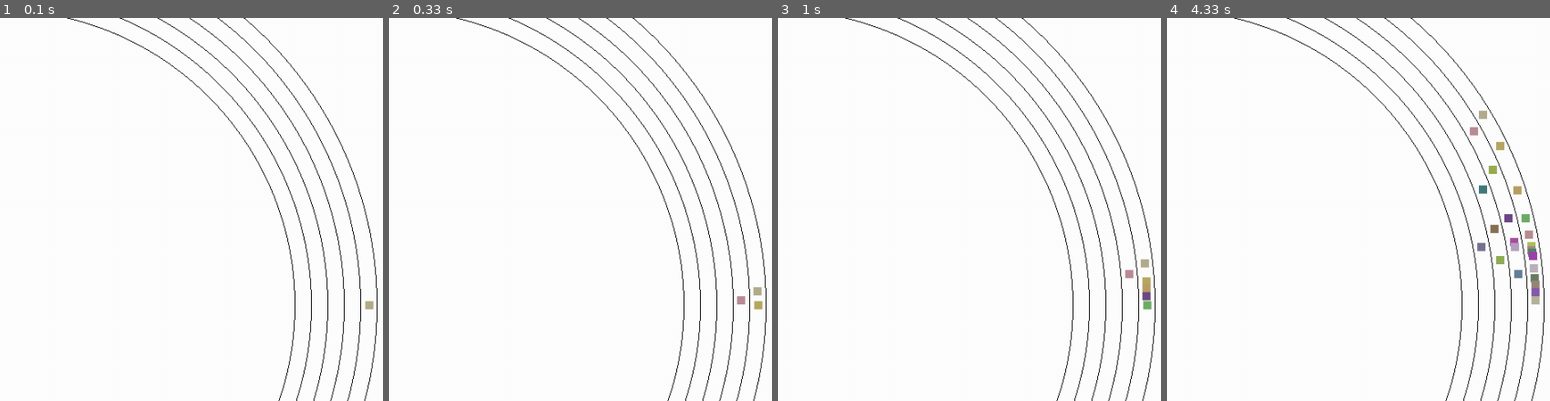
Above: before the commit, frames 1-4 (left to right).
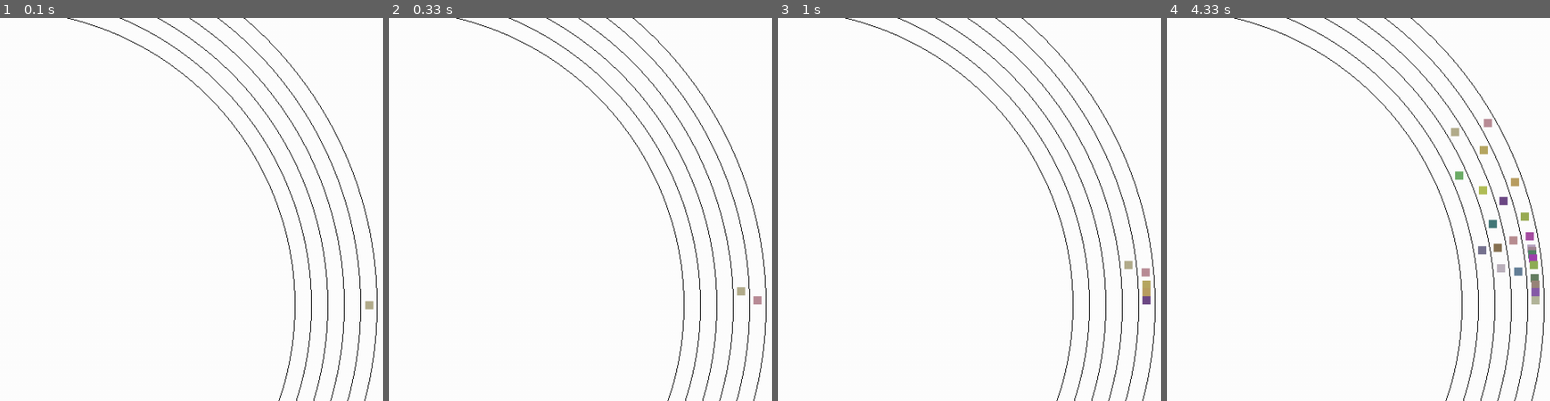
Above: after the commit, the same moments.

Repository: atonderski/TrafficMadness
Game: pygame game, started from traffic_madness/main.py
The game is run twice, just before and just after one commit, with the same random seed, the same clock (stepped at 60 frames per second) and the same inputs.
Inputs:
- Up to frame 1 (0.1 s): no input
- Up to frame 2 (0.33 s): no input
- Up to frame 3 (1 s): no input
- Up to frame 4 (4.33 s): no input
The pictures show only the part of the screen within x 50-100%, y 12-62%; the shares and areas given below are measured in that part.

Frame 1 is identical in both runs. In frame 2, 0.2% of the frame differs, in the area x 90-98%, y 70-77%; in frame 3, 0.3%; in frame 4, 1.4%, in the area x 74-97%, y 24-69%.

Commit message:
Lane shifting because cars are too close from behind

Diff:
--- a/traffic_madness/car/lane_switching_car.py
+++ b/traffic_madness/car/lane_switching_car.py
@@ -3,20 +3,28 @@
 
 class LaneSwitchingCar(Car):
     def update(self, target_speed, nearby_cars):
-
-
-        distances = []  # Stores distances of neighbours
         # Cannot set to 0, else cars never brake
         safety_distance = self.velocity * self.safetymultiplier
 
-        # If car in front is too close and slower than target speed, switch
-        # lane (prefer left if unoccupied)
-        dist_to_car_in_front = float('inf')
-        for car in nearby_cars[self.lane]:
-            dist = car.position - self.position
-            if dist > 0:
-                dist_to_car_in_front = dist
-                break
+        dist_to_car_in_front, dist_to_car_in_back = \
+            self._get_dist_to_front_and_back(nearby_cars)
+
+        # Switch lanes if we are too close in front or back
+        switched = False
+        if dist_to_car_in_front < safety_distance:
+            switched = self.attempt_lane_shift(target_speed,
+                                               nearby_cars,
+                                               safety_distance)
+        elif abs(dist_to_car_in_back) < safety_distance:
+            switched = self.attempt_lane_shift(target_speed,
+                                               nearby_cars,
+                                               safety_distance,
+                                               prefer_right=True)
+
+        # Update distances if we switched lanes
+        if switched:
+            dist_to_car_in_front, dist_to_car_in_back = \
+                self._get_dist_to_front_and_back(nearby_cars)
 
         # Speed up to speed limit if no car in front
         if dist_to_car_in_front > safety_distance:
@@ -24,24 +32,43 @@
                 self.velocity = \
                     min([self.velocity + self.acceleration * self.timestep,
                          target_speed])
-        # Slow down or shift lane if close to next car
         else:
-            allowed_lanes = []
-            if self.lane < len(nearby_cars) - 1:
-                allowed_lanes.append(self.lane + 1)
-            if self.lane > 0:
-                allowed_lanes.append(self.lane - 1)
-            switched_lanes = False
-            for lane in allowed_lanes:
-                if self.lane_is_safe(nearby_cars[lane], safety_distance):
-                    self.lane = lane
-                    switched_lanes = True
-                    break
-            if not switched_lanes:
-                self.velocity = max(0, self.velocity - self.deceleration * self.timestep)
+            self.velocity = max(
+                0, self.velocity - self.deceleration * self.timestep)
+
         self.position += self.velocity * self.timestep
 
         assert self.velocity >= 0
+
+    def _get_dist_to_front_and_back(self, nearby_cars):
+        dist_to_car_in_front = float('inf')
+        dist_to_car_in_back = -float('inf')
+        for car in nearby_cars[self.lane]:
+            dist = car.position - self.position
+            if dist > 0 and dist < dist_to_car_in_front:
+                dist_to_car_in_front = dist
+            elif dist < 0 and dist > dist_to_car_in_back:
+                dist_to_car_in_back = dist
+        return dist_to_car_in_front, dist_to_car_in_back
+
+    def attempt_lane_shift(self, target_speed, nearby_cars, safety_distance,
+                           prefer_right=True):
+
+        # Check lane shift
+        allowed_lanes = []
+        if self.lane < len(nearby_cars) - 1:
+            allowed_lanes.append(self.lane + 1)
+        if self.lane > 0:
+            allowed_lanes.append(self.lane - 1)
+
+        if prefer_right:
+            allowed_lanes = reversed(allowed_lanes)
+
+        for lane in allowed_lanes:
+            if self.lane_is_safe(nearby_cars[lane], safety_distance):
+                self.lane = lane
+                return True
+        return False
 
     def lane_is_safe(self, cars_in_lane, safety_distance):
         if not cars_in_lane:
--- a/traffic_madness/track/multi_lane_track.py
+++ b/traffic_madness/track/multi_lane_track.py
@@ -51,7 +51,7 @@
         # Check if there is room to spawn a new car
         back_cars = self.cars.get_nearby_cars(position=0)
         cars = back_cars[lane]
-        if any([abs(car.position - 0) < self.buffer_length for
+        if any([abs(car.position) < self.buffer_length for
                 car in cars]):
             return
         if np.random.random() < 0.25:
